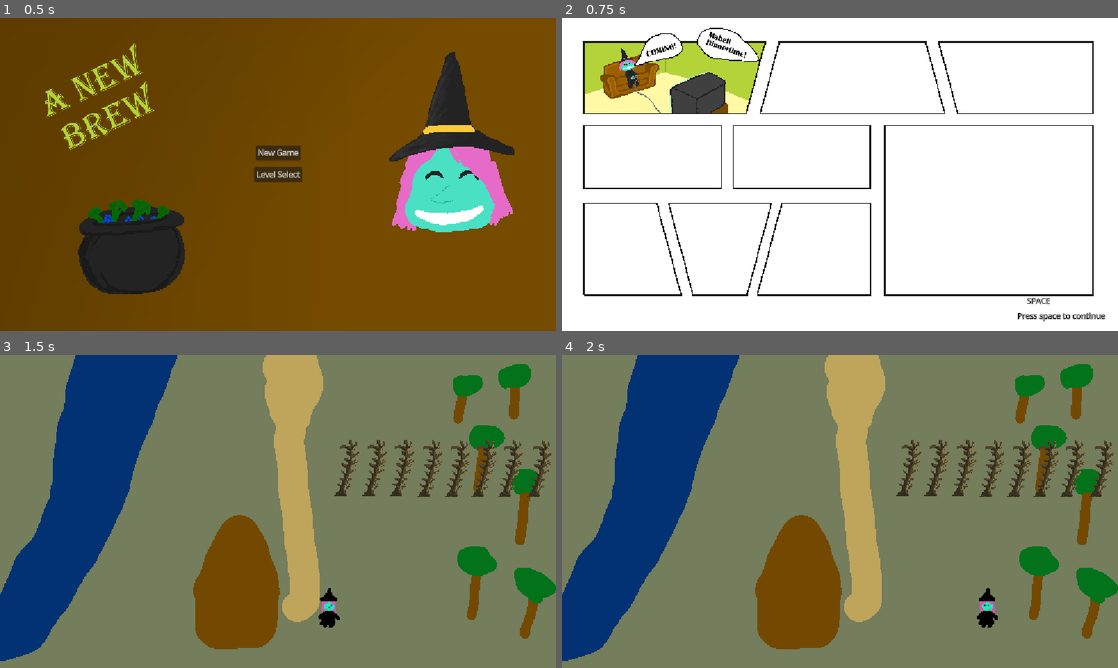
Above: before the commit, frames 1-4 (two rows, left to right).
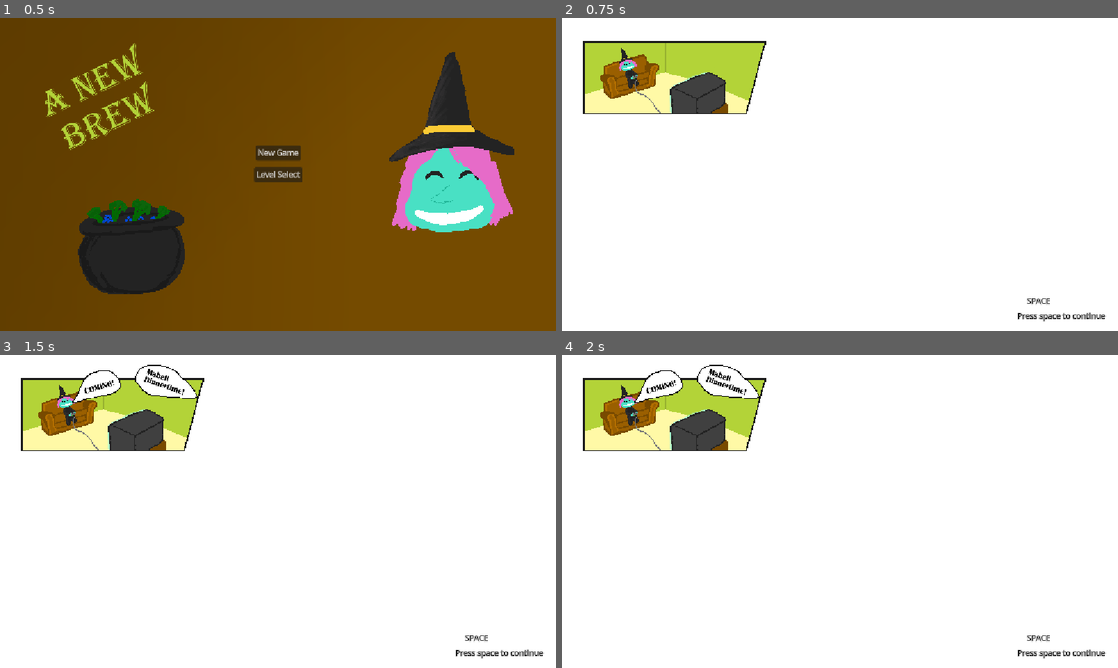
Above: after the commit, the same moments.

Repository: PeterMaidaRobot/Brewing-Game-Jam
Game: Godot game, scene res://scenes/levels/main_menu.tscn
The game is run twice, just before and just after one commit, with the same random seed, the same clock (stepped at 60 frames per second) and the same inputs.
Inputs:
- Up to frame 1 (0.5 s): no input
- Up to frame 2 (0.75 s): click "New Game" at 0.5 s
- Up to frame 3 (1.5 s): tap Space (interact) at 1.25, 1.35 s; hold Right (move_right) from 1.28 s (still down)
- Up to frame 4 (2 s): keep holding Right (move_right)

Frame 1 is identical in both runs. In frame 2, 4.0% of the frame differs, in the area x 3-96%, y 3-89%; in frame 3, 100%, in the area x 0-100%, y 0-100%; in frame 4, 100%.

Commit message:
connected cutscene to godot

Diff:
--- a/scenes/levels/cutscene.tscn
+++ b/scenes/levels/cutscene.tscn
@@ -1,8 +1,20 @@
 [gd_scene format=3 uid="uid://dp6pvqmq10wng"]
 
 [ext_resource type="Script" uid="uid://4el7whl1apg8" path="res://scripts/levels/cutscene.gd" id="1_ueq62"]
-[ext_resource type="Texture2D" uid="uid://c4bkn80d6gya4" path="res://art/cutscene/cutscene.png" id="2_d65mg"]
-[ext_resource type="Texture2D" uid="uid://cmwbfjd8hhynu" path="res://art/cutscene_big_face.png" id="3_kgahh"]
+[ext_resource type="Texture2D" uid="uid://dadpsl5hp4tty" path="res://art/cutscene/cutscene_panel_1_v1.png" id="2_1x56b"]
+[ext_resource type="Texture2D" uid="uid://co2av0rs50agl" path="res://art/cutscene/cutscene_panel_1_v2.png" id="3_8y0gp"]
+[ext_resource type="Texture2D" uid="uid://d3lliy5on5wyw" path="res://art/cutscene/cutscene_panel_1_v3.png" id="4_m0dxl"]
+[ext_resource type="Texture2D" uid="uid://wglrb52hm7vx" path="res://art/cutscene/cutscene_panel_2_v1.png" id="5_ygwtv"]
+[ext_resource type="Texture2D" uid="uid://bf2uqxw18ivh0" path="res://art/cutscene/cutscene_panel_2_v2.png" id="6_s3dqj"]
+[ext_resource type="Texture2D" uid="uid://s1o054drk6hv" path="res://art/cutscene/cutscene_panel_3.png" id="7_5iqgk"]
+[ext_resource type="Texture2D" uid="uid://dw5q8p7aok35a" path="res://art/cutscene/cutscene_panel_4_v1.png" id="8_gwfw6"]
+[ext_resource type="Texture2D" uid="uid://cycma0b8rfd0r" path="res://art/cutscene/cutscene_panel_4_v2.png" id="9_fpjl6"]
+[ext_resource type="Texture2D" uid="uid://h14ccdt1tysb" path="res://art/cutscene/cutscene_panel_5.png" id="10_b2p4w"]
+[ext_resource type="Texture2D" uid="uid://gpsyr323pmjh" path="res://art/cutscene/cutscene_panel_6.png" id="11_oahw8"]
+[ext_resource type="Texture2D" uid="uid://dmb7x4wgadxjs" path="res://art/cutscene/cutscene_panel_7.png" id="12_5edeb"]
+[ext_resource type="Texture2D" uid="uid://cr70iu514iuih" path="res://art/cutscene/cutscene_panel_8.png" id="13_u8lnu"]
+[ext_resource type="Texture2D" uid="uid://dh8rno41f52mk" path="res://art/cutscene/cutscene_panel_9.png" id="14_q42al"]
+[ext_resource type="Texture2D" uid="uid://dpetaxrsbnog5" path="res://art/cutscene/cutscene_big_face.png" id="15_q6gjd"]
 
 [node name="Cutscene" type="CanvasLayer" unique_id=3954383]
 script = ExtResource("1_ueq62")
@@ -17,13 +29,74 @@
 
 [node name="Panels" type="Node" parent="." unique_id=57306274]
 
-[node name="Cutscene" type="Sprite2D" parent="Panels" unique_id=1007854266]
+[node name="Cutscene1" type="Sprite2D" parent="Panels" unique_id=1007854266]
 position = Vector2(576, 324)
-texture = ExtResource("2_d65mg")
+texture = ExtResource("2_1x56b")
+
+[node name="Cutscene2" type="Sprite2D" parent="Panels" unique_id=2002594282]
+visible = false
+position = Vector2(576, 324)
+texture = ExtResource("3_8y0gp")
+
+[node name="Cutscene3" type="Sprite2D" parent="Panels" unique_id=837895399]
+visible = false
+position = Vector2(576, 324)
+texture = ExtResource("4_m0dxl")
+
+[node name="Cutscene4" type="Sprite2D" parent="Panels" unique_id=1795130569]
+visible = false
+position = Vector2(576, 324)
+texture = ExtResource("5_ygwtv")
+
+[node name="Cutscene5" type="Sprite2D" parent="Panels" unique_id=1031590078]
+visible = false
+position = Vector2(576, 324)
+texture = ExtResource("6_s3dqj")
+
+[node name="Cutscene6" type="Sprite2D" parent="Panels" unique_id=1547807534]
+visible = false
+position = Vector2(576, 324)
+texture = ExtResource("7_5iqgk")
+
+[node name="Cutscene7" type="Sprite2D" parent="Panels" unique_id=855812250]
+visible = false
+position = Vector2(576, 324)
+texture = ExtResource("8_gwfw6")
+
+[node name="Cutscene8" type="Sprite2D" parent="Panels" unique_id=357087952]
+visible = false
+position = Vector2(576, 324)
+texture = ExtResource("9_fpjl6")
+
+[node name="Cutscene9" type="Sprite2D" parent="Panels" unique_id=424342795]
+visible = false
+position = Vector2(576, 324)
+texture = ExtResource("10_b2p4w")
+
+[node name="Cutscene10" type="Sprite2D" parent="Panels" unique_id=1460688780]
+visible = false
+position = Vector2(576, 324)
+texture = ExtResource("11_oahw8")
+
+[node name="Cutscene11" type="Sprite2D" parent="Panels" unique_id=1928485761]
+visible = false
+position = Vector2(576, 324)
+texture = ExtResource("12_5edeb")
+
+[node name="Cutscene12" type="Sprite2D" parent="Panels" unique_id=343635969]
+visible = false
+position = Vector2(576, 324)
+texture = ExtResource("13_u8lnu")
+
+[node name="Cutscene13" type="Sprite2D" parent="Panels" unique_id=1346691898]
+visible = false
+position = Vector2(576, 324)
+texture = ExtResource("14_q42al")
 
 [node name="BigFacePanel" type="Sprite2D" parent="Panels" unique_id=477883483]
+visible = false
 position = Vector2(576, 324)
-texture = ExtResource("3_kgahh")
+texture = ExtResource("15_q6gjd")
 
 [node name="ContinueLabel" type="Label" parent="." unique_id=1913046928]
 offset_left = 943.0
--- a/scripts/levels/cutscene.gd
+++ b/scripts/levels/cutscene.gd
@@ -19,8 +19,33 @@
 
 func update_panel(new_panel_index : int) -> void:
 
-	match new_panel_index: # TODO there's def a better way than this...
+	match new_panel_index:
+		# TODO there's def a better way than this... though I don't want to do get_node("Cutscene" + index) for lack of syntax checking
 		2:
+			$Panels/Cutscene2.show()
+		3:
+			$Panels/Cutscene3.show()
+		4:
+			$Panels/Cutscene4.show()
+		5:
+			$Panels/Cutscene5.show()
+		6:
+			$Panels/Cutscene6.show()
+		7:
+			$Panels/Cutscene7.show()
+		8:
+			$Panels/Cutscene8.show()
+		9:
+			$Panels/Cutscene9.show()
+		10:
+			$Panels/Cutscene10.show()
+		11:
+			$Panels/Cutscene11.show()
+		12:
+			$Panels/Cutscene12.show()
+		13:
+			$Panels/Cutscene13.show()
+		14:
 			$Panels/BigFacePanel.show()
-		3:
+		15:
 			get_tree().change_scene_to_file(Constants.LEVEL_SCENE_PATH[0])
Not shown, added: art/cutscene/cutscene_big_face.png.import
Not shown, added: art/cutscene/cutscene_panel_1_v1.png.import
Not shown, added: art/cutscene/cutscene_panel_1_v2.png.import
Not shown, added: art/cutscene/cutscene_panel_1_v3.png.import
Not shown, added: art/cutscene/cutscene_panel_2_v1.png.import
Not shown, added: art/cutscene/cutscene_panel_2_v2.png.import
Not shown, added: art/cutscene/cutscene_panel_3.png.import
Not shown, added: art/cutscene/cutscene_panel_4_v1.png.import
Not shown, added: art/cutscene/cutscene_panel_4_v2.png.import
Not shown, added: art/cutscene/cutscene_panel_5.png.import
Not shown, added: art/cutscene/cutscene_panel_6.png.import
Not shown, added: art/cutscene/cutscene_panel_7.png.import
(and 2 more such lines)
